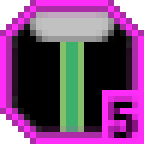
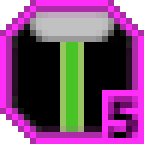
Comparing the layer stacks of the two w=144, h=144 images. Changes:
painted on "Level" over box(102, 96, 138, 138)
painted on "Disruptor" over box(60, 42, 84, 132)
